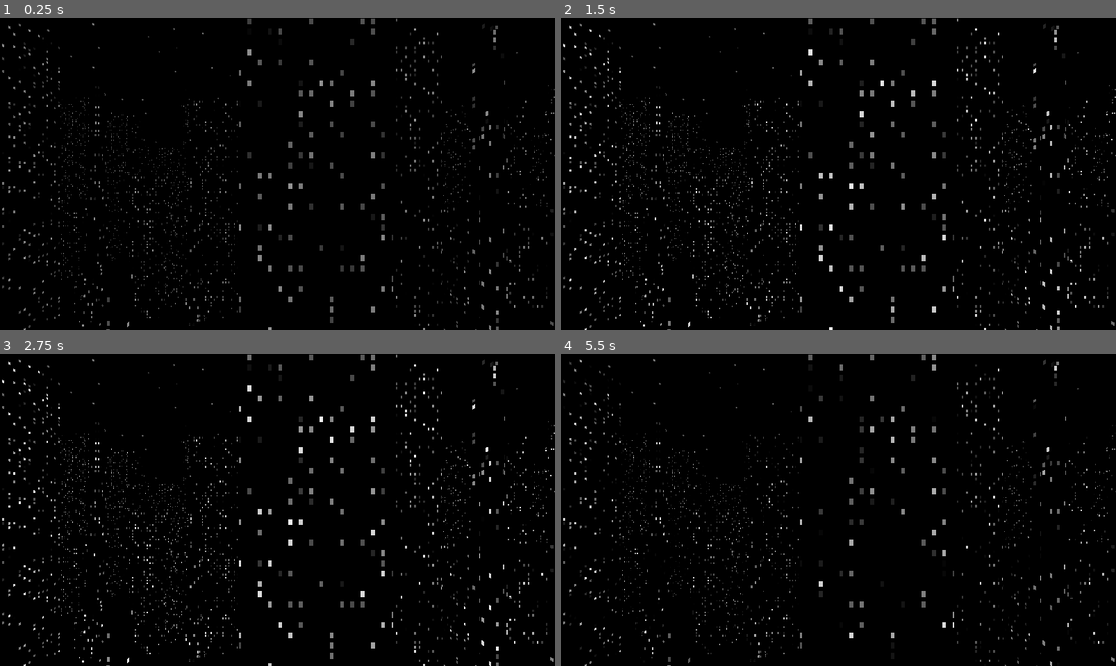
Above: before the commit, frames 1-4 (two rows, left to right).
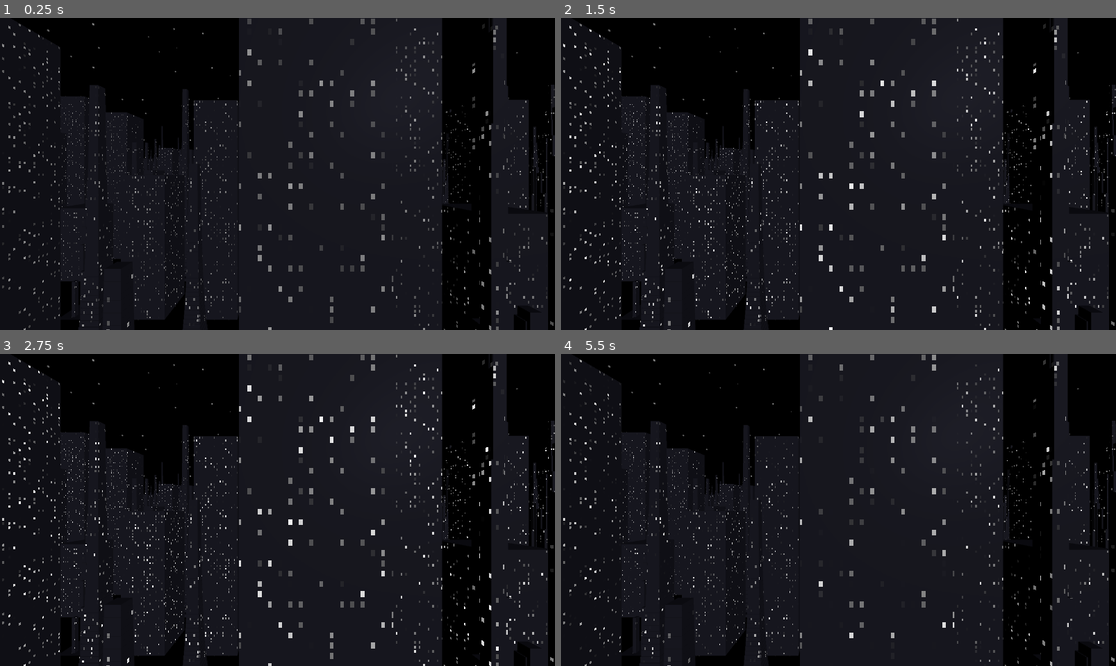
Above: after the commit, the same moments.

Repository: jeh8035/IGME531-Project-1
Game: Godot game, scene res://main.tscn
Two runs of this game, one before a commit and one after it. Both use one fixed random seed, a clock stepped at 60 frames per second and the inputs below.
Inputs (mouse positions are in pixels of both pictures, inside the frame that each line leads up to):
- Up to frame 1 (0.25 s): no input
- Up to frame 2 (1.5 s): move the mouse to (960, 158) at 0.52 s; click (960, 158) at 0.67 s; tap Enter at 1.25 s; move the mouse to (727, 189) at 1.27 s; click (727, 189) at 1.42 s
- Up to frame 3 (2.75 s): tap Space (__debug_camera_up) at 2 s; move the mouse to (333, 441) at 2.02 s; click (333, 441) at 2.17 s
- Up to frame 4 (5.5 s): move the mouse to (810, 572) at 2.77 s; click (810, 572) at 2.92 s; move the mouse to (1005, 556) at 3.52 s; click (1005, 556) at 3.67 s; move the mouse to (672, 463) at 4.27 s; click (672, 463) at 4.42 s; move the mouse to (866, 510) at 5.02 s; click (866, 510) at 5.17 s

The runs differ from the first frame. In frame 1, 57% of the frame differs, in the area x 10-100%, y 0-100%; in frame 2, 57%; in frame 3, 57%; in frame 4, 57%.

Commit message:
Update env

Diff:
--- a/main.tscn
+++ b/main.tscn
@@ -1,7 +1,8 @@
-[gd_scene load_steps=9 format=3 uid="uid://b3585kfpqb5tk"]
+[gd_scene load_steps=10 format=3 uid="uid://b3585kfpqb5tk"]
 
 [ext_resource type="Shader" uid="uid://baynppg01a1tg" path="res://materials/Sky/sky_shader.tres" id="1_t0npv"]
 [ext_resource type="Script" path="res://addons/freecam_3D/freecam.gd" id="2_ly6js"]
+[ext_resource type="ArrayMesh" uid="uid://d3b742gu8t555" path="res://materials/cube_building.res" id="2_y4mfg"]
 [ext_resource type="Script" path="res://CityGen/load_chunks.gd" id="3_ofmyf"]
 
 [sub_resource type="FastNoiseLite" id="FastNoiseLite_1ci7p"]
@@ -36,11 +37,14 @@
 
 [node name="DirectionalLight3D" type="DirectionalLight3D" parent="WorldEnvironment"]
 transform = Transform3D(0.864599, -0.150624, 0.479354, 0, 0.954011, 0.299773, -0.502462, -0.259184, 0.824837, 0, 317, 0)
+light_color = Color(0.34902, 0.34902, 0.431373, 1)
+light_energy = 0.1
+directional_shadow_max_distance = 500.0
+
+[node name="MeshInstance3D" type="MeshInstance3D" parent="WorldEnvironment"]
+transform = Transform3D(11, 0, 0, 0, 100, 0, 0, 0, 50, 0, 0, 0)
 visible = false
-light_color = Color(0.564962, 0.564962, 0.564962, 1)
-shadow_enabled = true
-directional_shadow_mode = 1
-directional_shadow_max_distance = 500.0
+mesh = ExtResource("2_y4mfg")
 
 [node name="Freecam3D" type="Camera3D" parent="."]
 transform = Transform3D(1, 0, 0, 0, 1, 0, 0, 0, 1, 0, 105, 62)
--- a/project.godot
+++ b/project.godot
@@ -18,3 +18,7 @@
 [editor_plugins]
 
 enabled=PackedStringArray("res://addons/freecam_3D/plugin.cfg")
+
+[rendering]
+
+anti_aliasing/quality/msaa_3d=1
